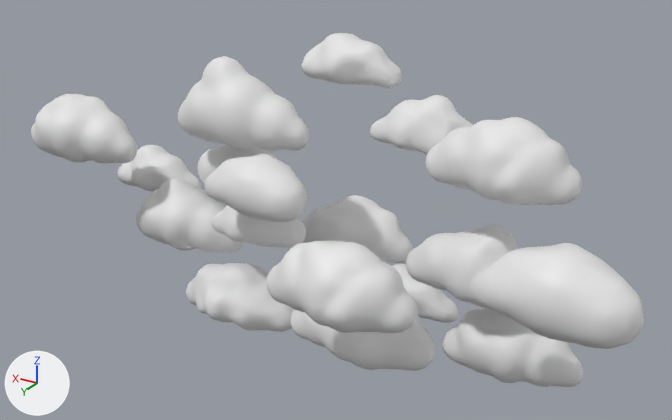
A saved change to the glTF model public/clouds/clouds.glb.
Camera for both pictures: a 50 mm lens placed at (-16.87, 26.68, 14.88), pointed at (-0.89, 0.05, 1.56). The lights are fixed; the arrows at lower left show +X, +Y and +Z. Where no turn or scale is listed for an object, it has been applied to the vertices. Vertices at the same position are counted once.

Names of what the first picture shows: 'cloud.002', 'cloud.003', 'cloud.004', 'cloud.005', 'cloud.006', 'cloud.009', 'cloud.010', 'cloud.011', 'cloud.012', 'cloud.013', 'cloud.014', 'cloud.019'.
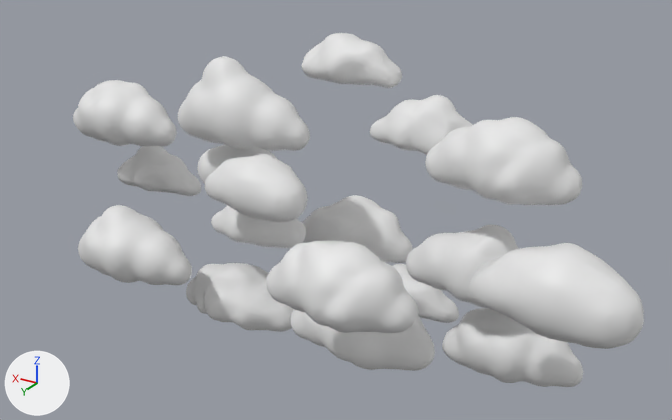
Where the newer file only moved an object's origin or applied its transform, the numbers keep the older frame.

The edits, one by one:
me_mesh_020 has 2650 vertices, 5296 faces and spans x 3.61..8.78, y -1.54..1.38, z -1.71..1.11.
me_mesh_020 is used by ob_cloud_012; location (0.0, 0.0, 0.0).
me_mesh_020 part 1: the whole mesh is moved by (0.0, 3.29, 0.0).
me_mesh_021 has 2650 vertices, 5296 faces and spans x 7.32..12.5, y 0.17..3.09, z 1.94..4.63.
me_mesh_021 is used by ob_cloud_013; location (0.0, 0.0, 0.0).
me_mesh_021 part 2: the whole mesh is moved by (0.0, -2.34, 0.0).

Where the change shows, as pixel boxes [x1, y1, x2, y2] in the pictures (672 x 420 px):
'cloud.012', mesh moved
    before: [136, 178, 244, 252]
    after: [78, 205, 192, 285]
'cloud.013', mesh moved
    before: [31, 94, 138, 163]
    after: [73, 80, 177, 147]
